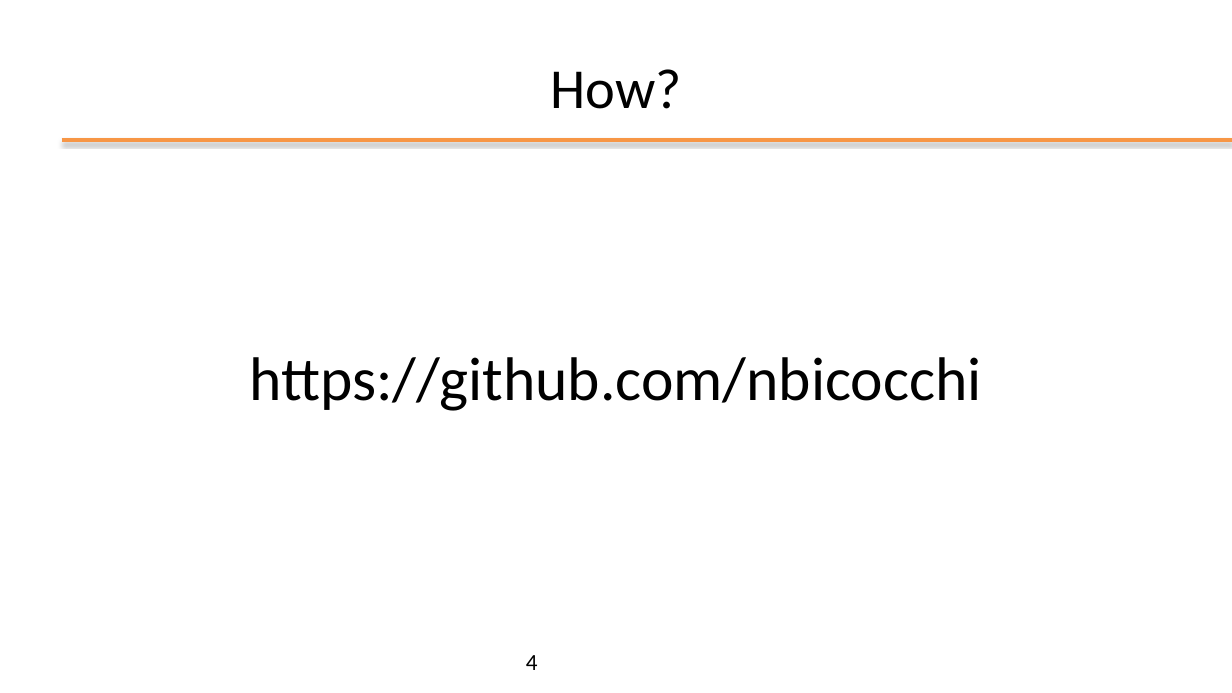
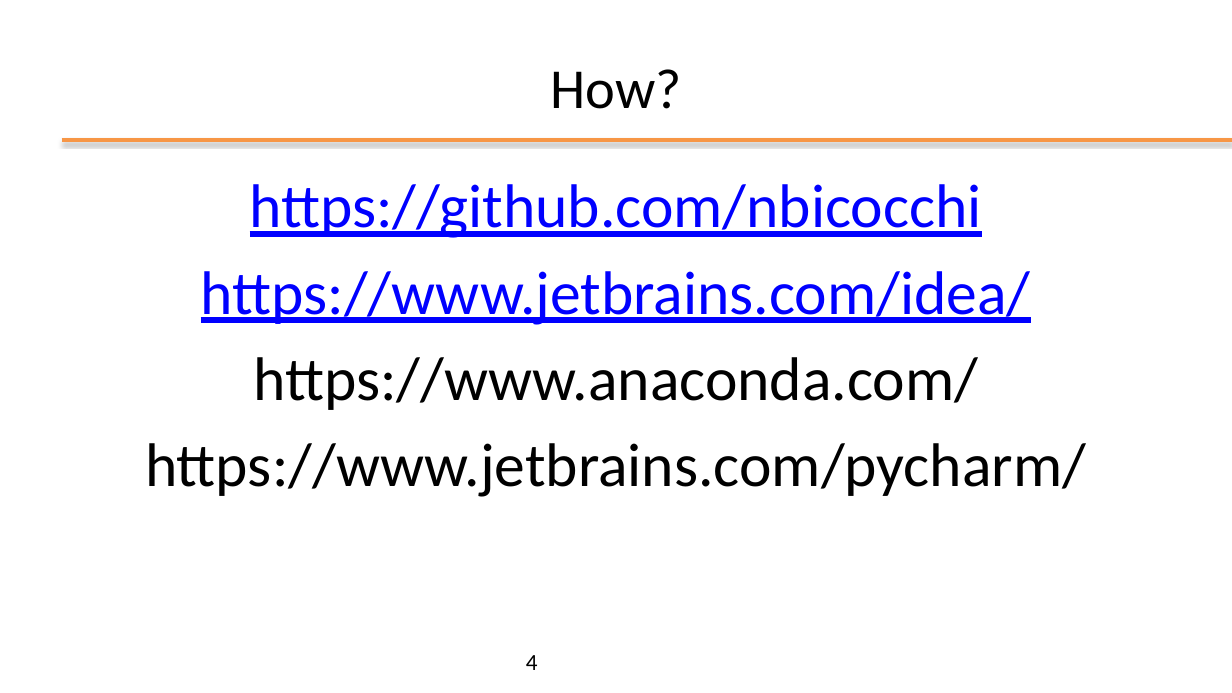
Before and after one commit to plctechnician/ooprogramming, a slide deck: slide 4 of java/slides/ppt/00 - Java Course Introduction.pptx. Drawn at 1232x693 pixels with LibreOffice and Linux fonts; fonts in the diff are those of the drawing; background and template pictures are left out. Boxes give left, top, right and bottom in pixels: in the first picture for what was removed or moved away, otherwise in the second. Text is boxed around its words. In the diff, an @@ line names an element or a change of style, - is before the commit and + after.

```diff
--- a/java/slides/ppt/00 - Java Course Introduction.pptx
+++ b/java/slides/ppt/00 - Java Course Introduction.pptx
@@ text at (250, 184, 982, 238): text colour #000000 to #0000FF, underline on in "https://github.com/nbicocchi" @@
@@ text at (145, 271, 1086, 497): paragraphs added @@
+https://www.jetbrains.com/idea/
+https://www.anaconda.com/
+https://www.jetbrains.com/pycharm/
```
Also in this commit, not shown: 1 other slide changed, 7 slides added, 2 other files.
